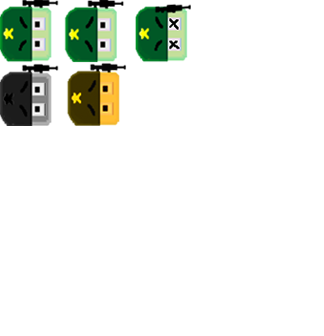
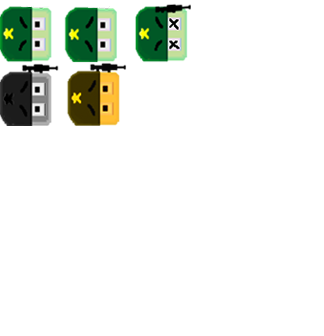
Layers edited between the first and the second w=324, h=336 image:
painted on "Color Lookup 1" over (x1=21, y1=0, x2=124, y2=9)
